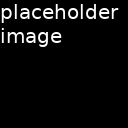
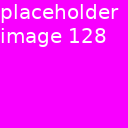
The second 128 × 128 image is a revision of the first. Changes to its layers:
painted on "placeholder ..." over [70, 28, 106, 43]
painted on "Background" over [0, 0, 128, 128]
